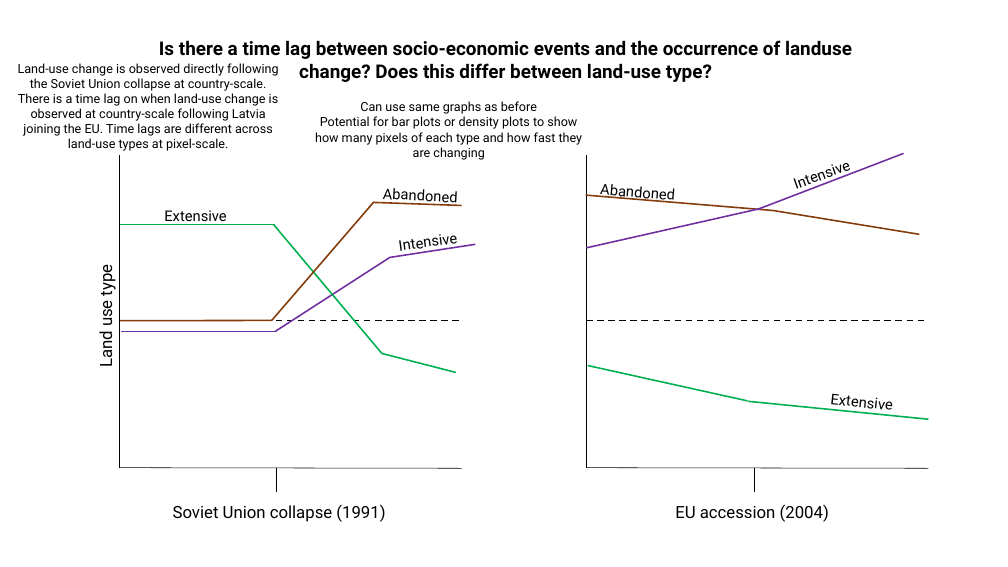
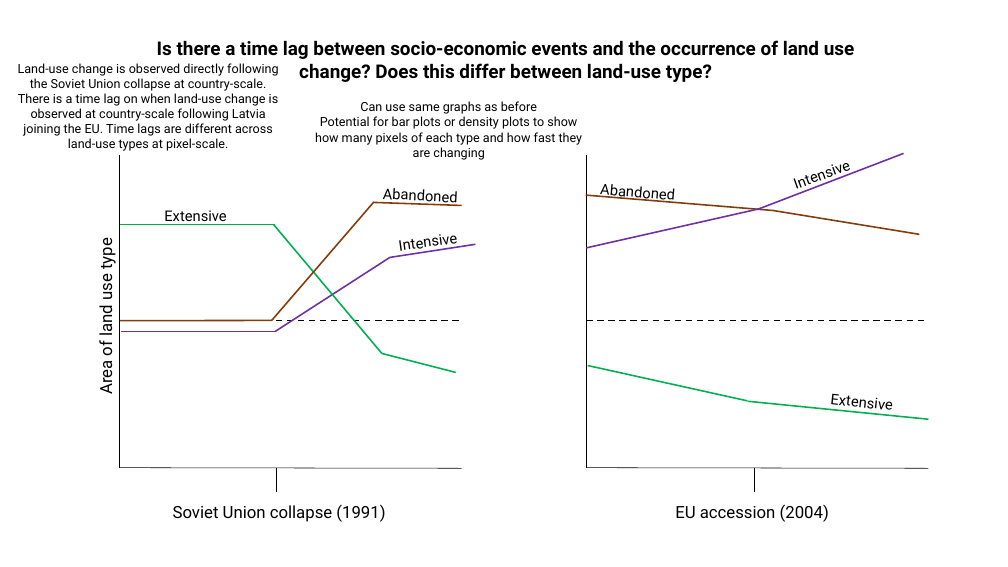
Before and after one commit to izzyrich/dissertation, a slide deck: slide 3 of images/prediction_graphs.pptx. Drawn at 1008x567 pixels with LibreOffice and Linux fonts; fonts in the diff are those of the drawing. Boxes give left, top, right and bottom in pixels: in the first picture for what was removed or moved away, otherwise in the second. Text is boxed around its words. In the diff, an @@ line names an element or a change of style, - is before the commit and + after.

```diff
--- a/images/prediction_graphs.pptx
+++ b/images/prediction_graphs.pptx
@@ text at [157,40,854,59]: spaces changed @@
-Is there a time lag between socio-economic events and the occurrence of landuse
+Is there a time lag between socio-economic events and the occurrence of land use
@@ text at [94,241,116,393]: text changed @@
-Land use type
+Area of land use type
```
Also in this commit, not shown: 2 other slides changed, 1 slide added, 3 other files.
